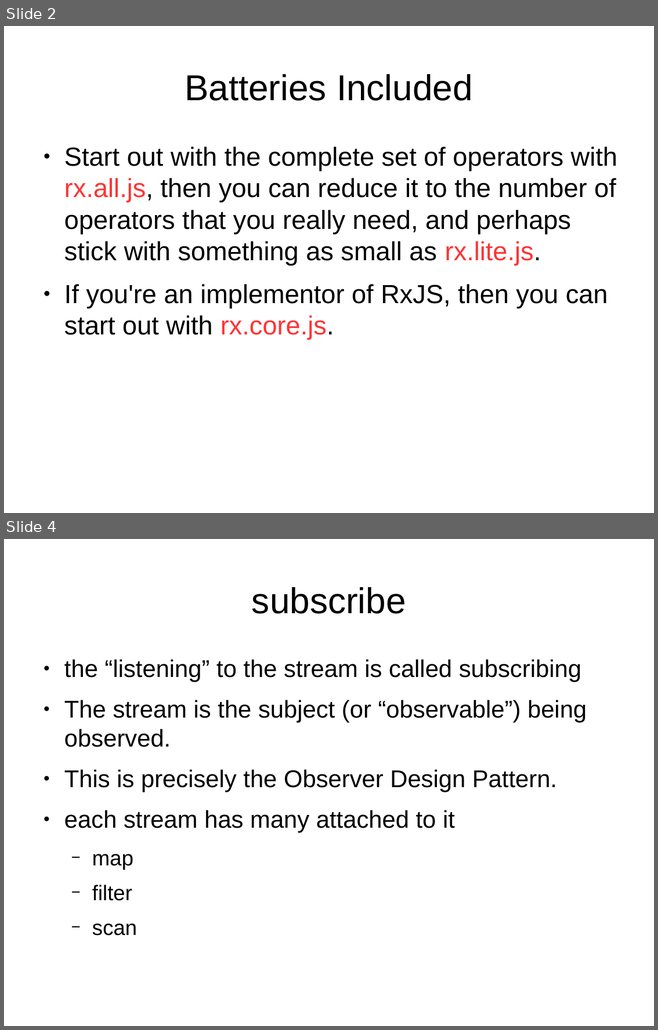
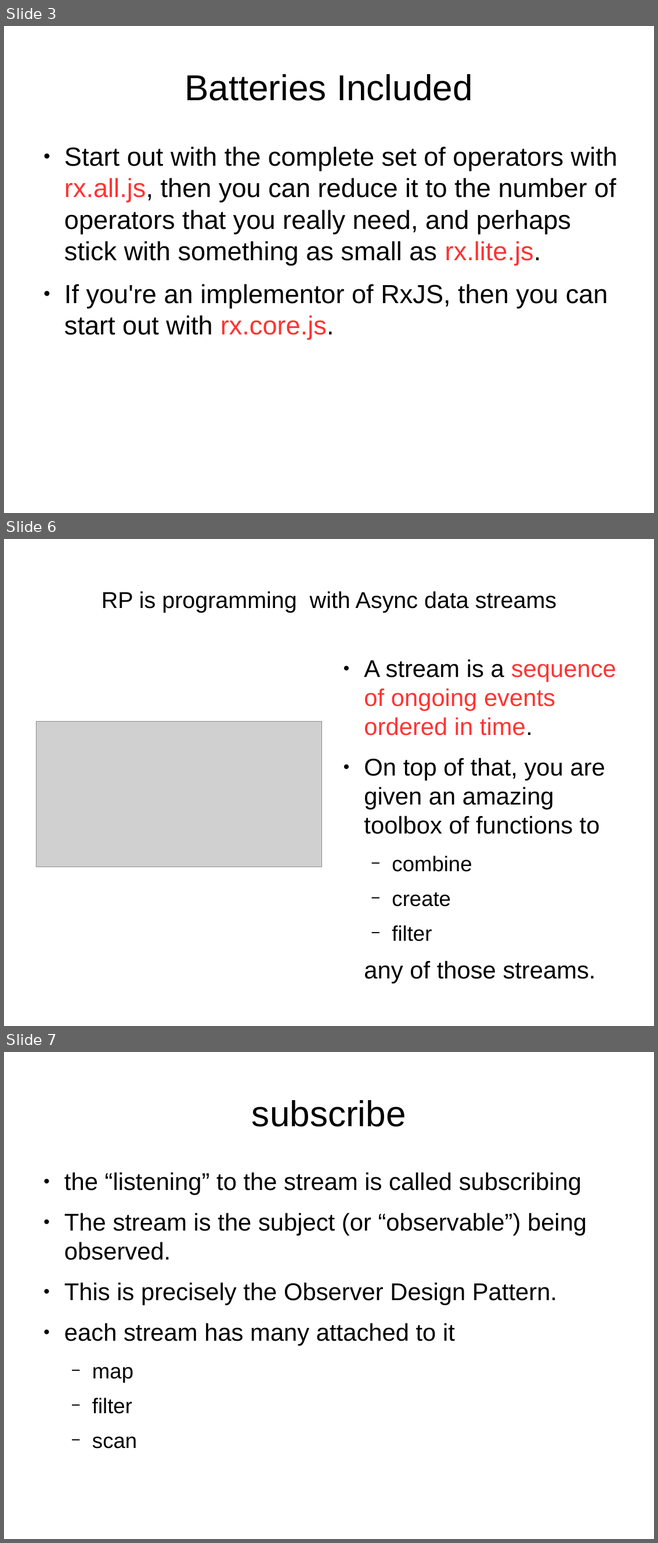
Before and after one commit to sallop/til, a slide deck: RxJS.odp. Shown one above the other, each under a label of ours: slides 2 and 4 before the commit, slides 3, 6 and 7 after it; the slides between them are not shown. The pictures are 658x1030 and 658x1543 pixels, drawn with LibreOffice and Linux fonts; fonts in the diff are those of the drawing; grey boxes stand for pictures. Boxes give left, top, right and bottom in pixels: in the first picture for what was removed or moved away, otherwise in the second. Text is boxed around its words. In the diff, an @@ line names an element or a change of style, - is before the commit and + after.

Commit message:
add sequence picture

```diff
--- a/RxJS.odp
+++ b/RxJS.odp
@@ slide 6 added at <box>4,539,654,1026</box>, background #FFFFFF @@
@@ title added at <box>101,591,556,613</box>, 28 pt, text #000000 @@
+RP is programming with Async data streams
@@ text added at <box>364,659,616,984</box>, 29.6 pt, text #000000 @@
+● A stream is a sequence of ongoing events ordered in time.
+● On top of that, you are given an amazing toolbox of functions to
+  − combine
+  − create
+  − filter
+any of those streams.
@@ picture added at <box>36,722,322,867</box> @@
@@ what was slide 2 is now slide 3 @@
@@ what was slide 4 is now slide 7 @@
```
Also in this commit, not shown: 4 slides changed, 2 other slides added.
